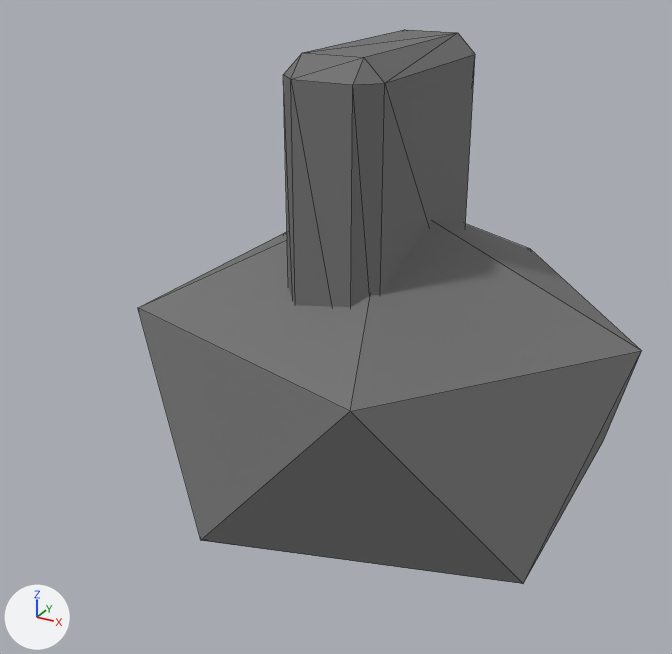
An edit to the glTF model assets/exports/npc/npc_module_hair_6_v01.glb, drawn before and after from the same camera.
One viewpoint serves both versions: a 50 mm camera at (0.72, -1.467, 1.143) aimed at (-0.056, -0.057, 0.438). Every picture has the same lights, and +X, +Y and +Z are marked at lower left. The older version comes first. Mesh edges are drawn as thin lines. Vertices at exactly the same position are counted once.

Names of what the first picture shows: 'GEO_npc_module_hair_6_v01'.
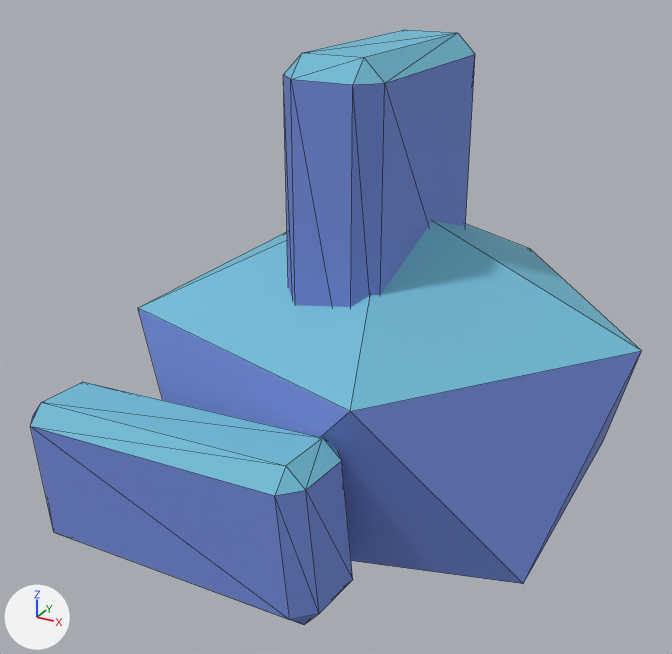
Pixel boxes (x1, y1, x2, y2) of what changed, in the pictures (672 x 654 px):
'GEO_npc_module_hair_6_v01', reshaped (21% wider, 7% taller): before (138, 30, 641, 584); after (30, 30, 641, 625)
part 1 of me_geo_npc_module_hair_6_v01, added: after (30, 382, 353, 625)
part 2 of me_geo_npc_module_hair_6_v01, recoloured (lighter): (138, 30, 641, 584) in both

The change in detail:
me_geo_npc_module_hair_6_v01 is used by ob_geo_npc_module_hair_6_v01; location (0.0, 0.0, 0.0).
me_geo_npc_module_hair_6_v01 had 36 vertices, 64 faces and spanned x -0.483..0.483, y -0.385..0.465, z -0.08..0.95.
me_geo_npc_module_hair_6_v01 now has 60 vertices, 108 faces and spans x -0.483..0.483, y -0.522..0.465, z -0.08..0.95.
me_geo_npc_module_hair_6_v01 part 1: a new loose piece of 24 vertices spanning x -0.462..0.162, y -0.522..-0.318, z 0.084..0.416, in mat_mat_npc_indexed.
me_geo_npc_module_hair_6_v01 part 2: 64 kept faces spanning x -0.483..0.483, y -0.385..0.465, z -0.08..0.95 get new vertex colours; the middle colour goes from grey #717171 to blue #7189d7.
